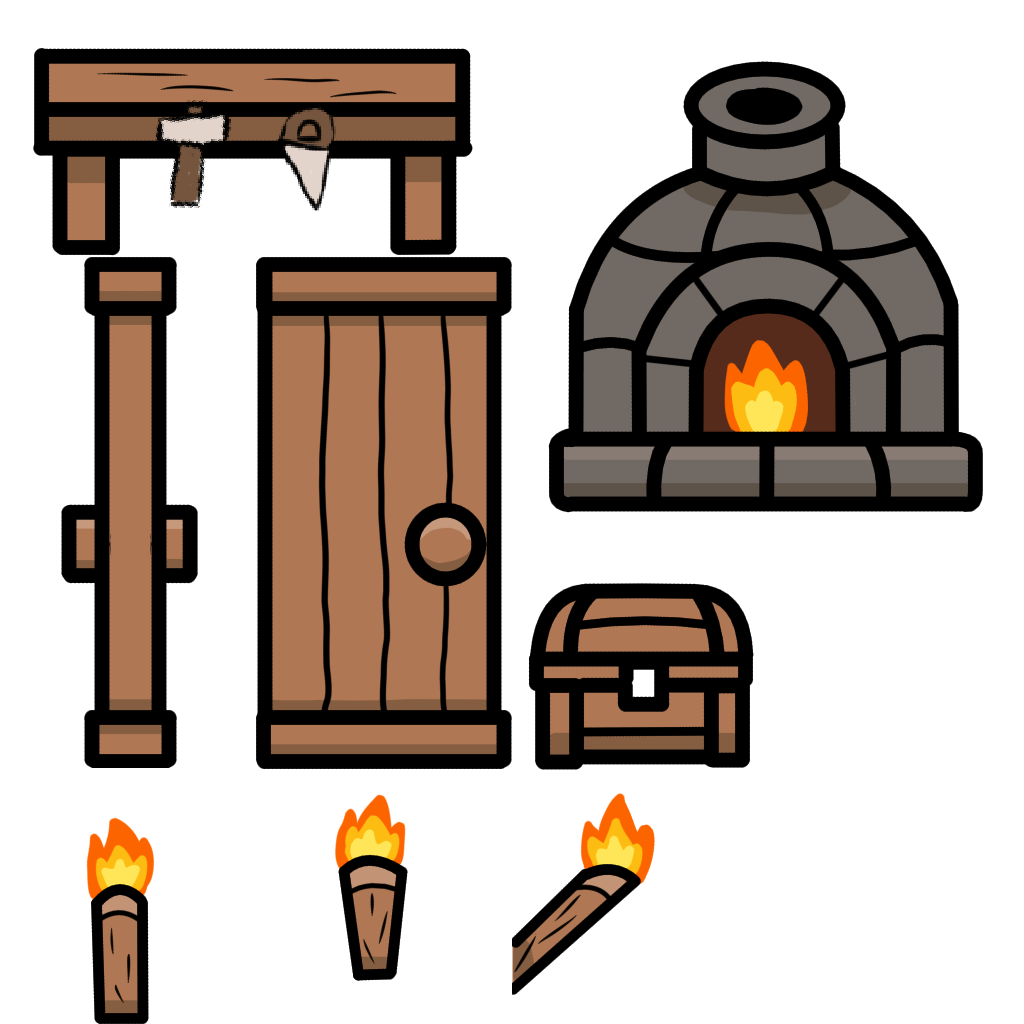
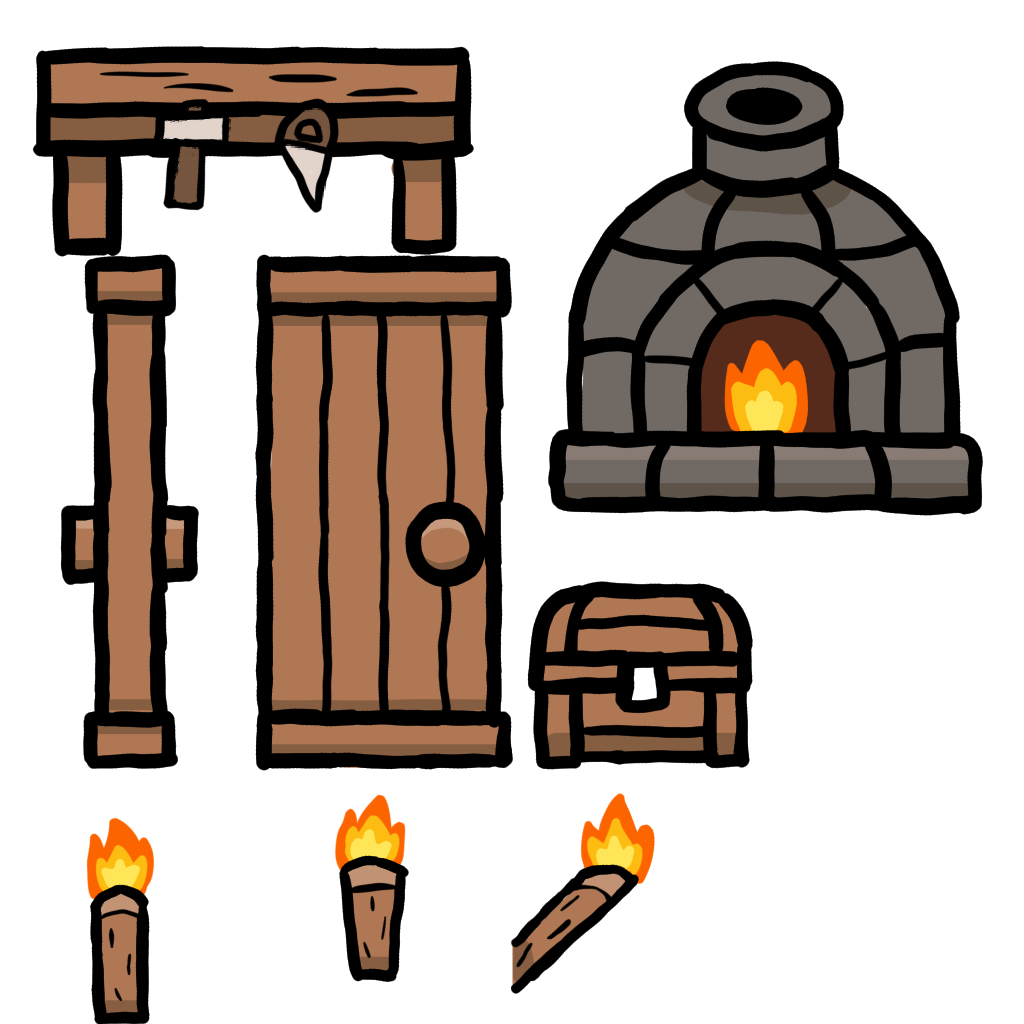
Layers edited between the first and the second 1024 × 1024 image:
painted on "Outline" (1st of 6, in "Torch") over 90, 854, 641, 1024
"Shading" (1st of 6, in "Torch"): opacity 100% → 96%, painted on it over 90, 854, 640, 1024
painted on "Color" (1st of 5, in "Torch") over 90, 768, 641, 1024
painted on "Outline" (2nd of 6, in "Door Open") over 192, 192, 576, 771
painted on "Outline" (3rd of 6, in "Door Closed") over 52, 192, 256, 769
painted on "Color" (3rd of 5, in "Door Closed") over 64, 256, 192, 768
painted on "Outline" (4th of 6, in "Chest") over 512, 581, 754, 770
painted on "Outline" (5th of 6, in "Forge") over 548, 61, 983, 516
painted on "Shading" (5th of 6, in "Forge") over 548, 128, 983, 512
painted on "Color" (4th of 5, in "Forge") over 548, 64, 983, 512
painted on "Tools Merged" (1st of 2, in "WorkShop") over 64, 46, 320, 256
painted on "Tools Merged" (2nd of 2, in "WorkShop") over 32, 46, 384, 256
painted on "Outline" (6th of 6, in "WorkShop") over 32, 46, 512, 320
painted on "Shading" (6th of 6, in "WorkShop") over 32, 64, 474, 192
painted on "Color" (5th of 5, in "WorkShop") over 32, 46, 474, 256
